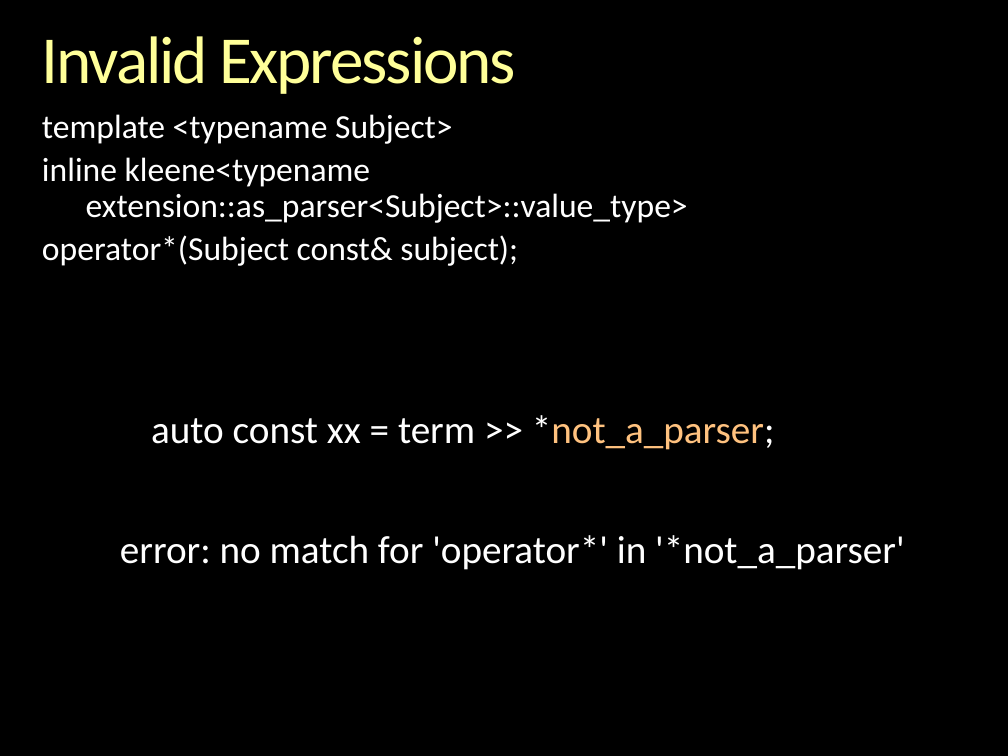
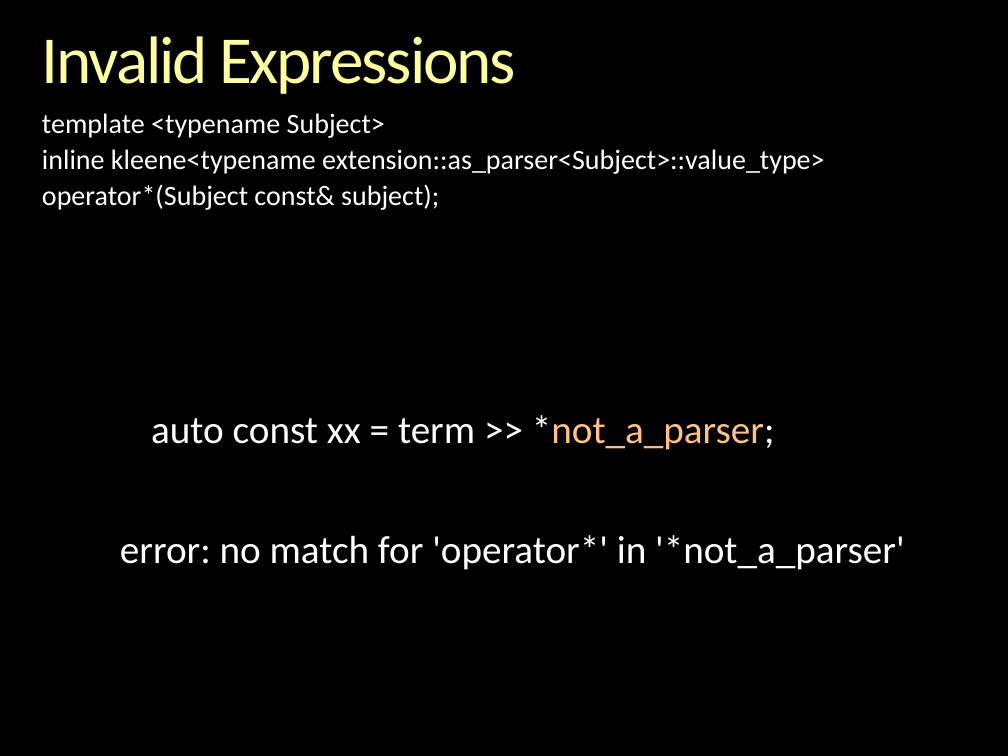
Before and after one commit to boostorg/spirit, a slide deck: slide 72 of libs/spirit/doc/cppnow_2013/Inside Spirit X3.pptx (slide 62 before the commit). Drawn at 1008x756 pixels with LibreOffice and Linux fonts; fonts in the diff are those of the drawing; background and template pictures are left out. Boxes give left, top, right and bottom in pixels: in the first picture for what was removed or moved away, otherwise in the second. Text is boxed around its words. In the diff, an @@ line names an element or a change of style, - is before the commit and + after.

Commit message:
updates

```diff
--- a/libs/spirit/doc/cppnow_2013/Inside Spirit X3.pptx
+++ b/libs/spirit/doc/cppnow_2013/Inside Spirit X3.pptx
@@ text "template <typename Subject>" at <box>42,113,824,210</box>: size 24 to 20 pt @@
```
Also in this commit, not shown: 25 slides added.
